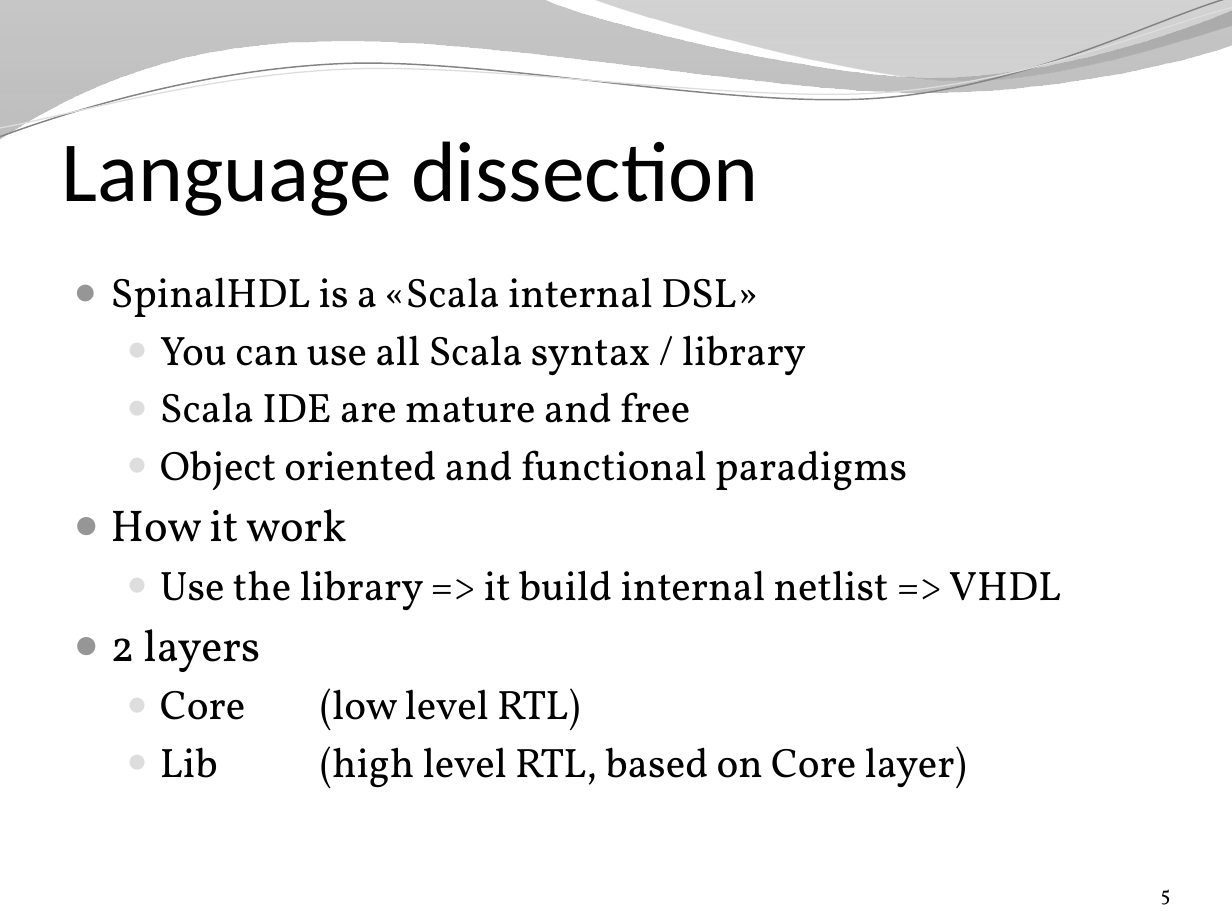
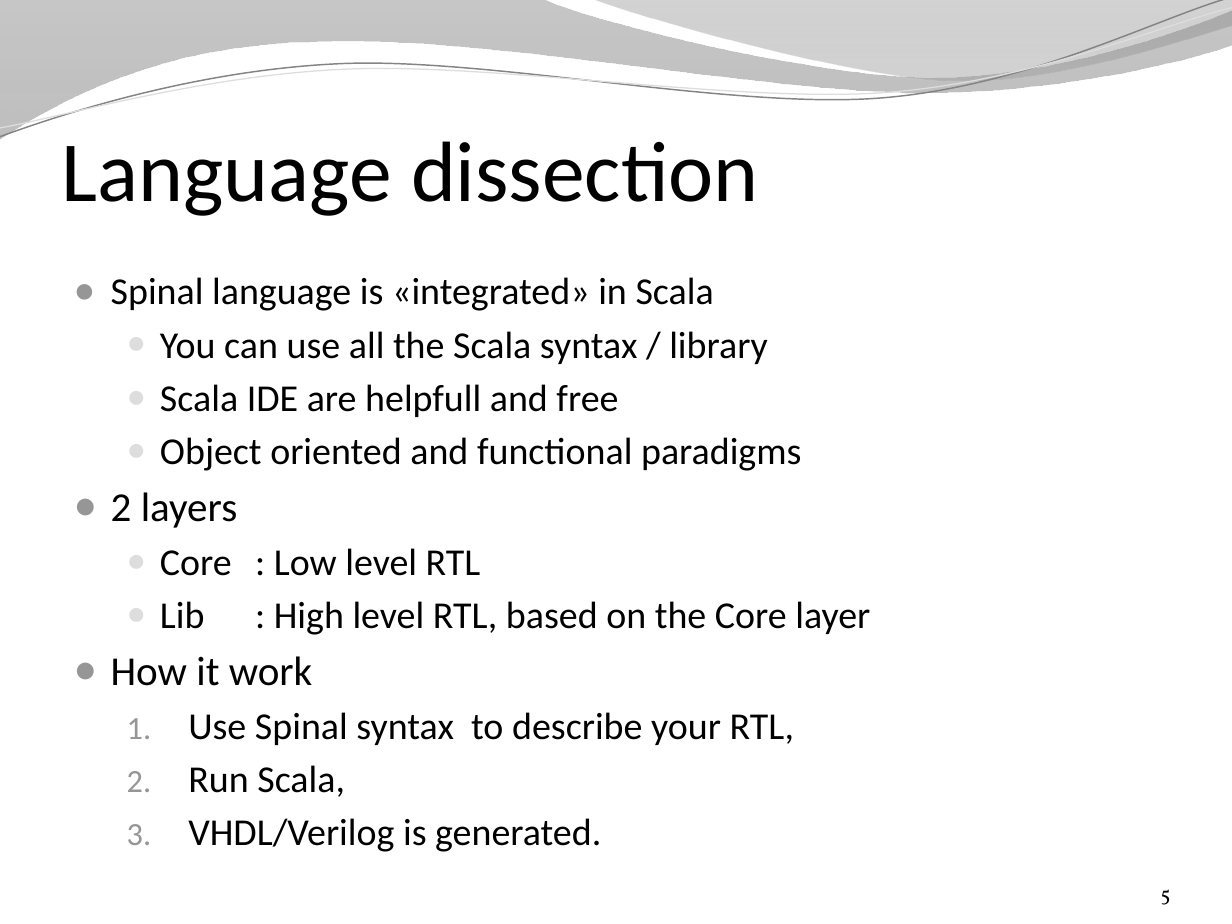
Before and after one commit to SpinalHDL/SpinalDoc, a slide deck: slide 5 of presentation/en/presentation.pptx. Drawn at 1232x924 pixels with LibreOffice and Linux fonts; fonts in the diff are those of the drawing; background and template pictures are left out. Boxes give left, top, right and bottom in pixels: in the first picture for what was removed or moved away, otherwise in the second. Text is boxed around its words. In the diff, an @@ line names an element or a change of style, - is before the commit and + after.

```diff
--- a/presentation/en/presentation.pptx
+++ b/presentation/en/presentation.pptx
@@ text at (111, 277, 768, 417): text changed; size 24 to 22.2 pt; font Vollkorn to Calibri @@
-● SpinalHDL is a «Scala internal DSL»
-  ● You can use all Scala syntax / library
-  ● Scala IDE are mature and free
+● Spinal language is «integrated» in Scala
+  ● You can use all the Scala syntax / library
+  ● Scala IDE are helpfull and free
@@ text at (111, 437, 801, 686): size 24 to 22.2 pt in "Object oriented and functional paradigms"; font Vollkorn to Calibri in "Object oriented and functional paradigms", "How it work"; size 26 to 24.1 pt in "How it work" @@
@@ text at (111, 492, 870, 635): paragraphs added @@
+● 2 layers
+  ● Core : Low level RTL
+  ● Lib : High level RTL, based on the Core layer
@@ text at (188, 712, 794, 852): text changed; size 24 to 22.2 pt; font Vollkorn to Calibri @@
-  ● Use the library => it build internal netlist => VHDL
-● 2 layers
-  ● Core (low level RTL)
-  ● Lib (high level RTL, based on Core layer)
+  1. Use Spinal syntax to describe your RTL,
+  2. Run Scala,
+  3. VHDL/Verilog is generated.
```
Also in this commit, not shown: 20 other slides changed, 11 slides added, 8 other files.
